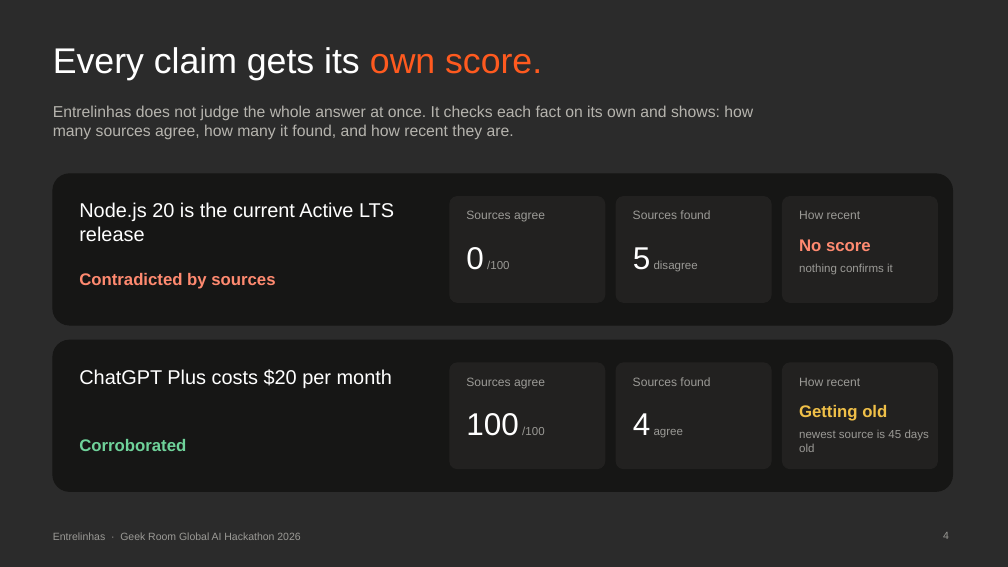
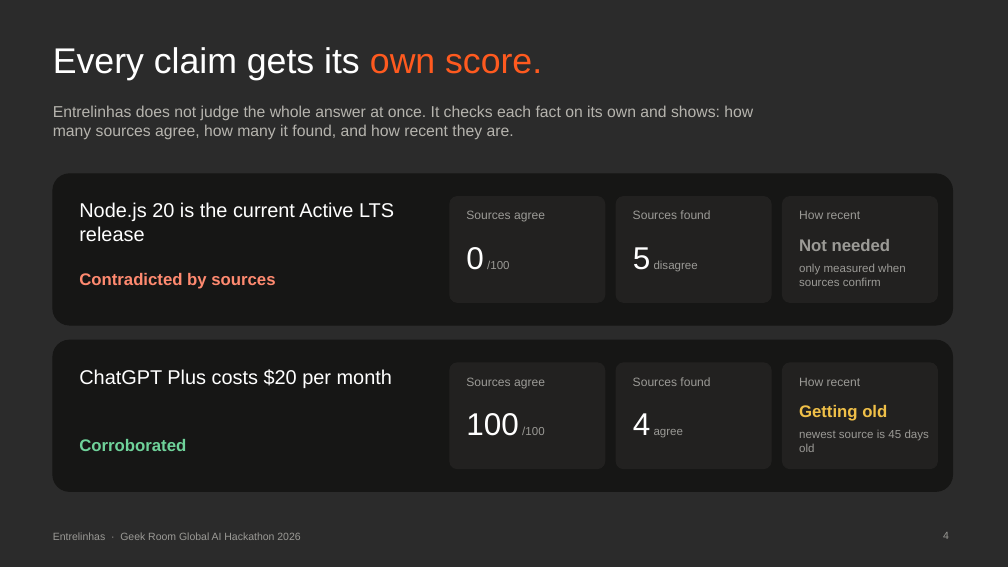
Before and after one commit to contatoalicecandido-lab/entrelinhas, a slide deck: slide 4 of submission/Entrelinhas_Pitch_Deck.pptx. Drawn at 1008x567 pixels with LibreOffice and Linux fonts; fonts in the diff are those of the drawing; background and template pictures are left out; a plain dark background stands for a picture behind light text. Boxes give left, top, right and bottom in pixels: in the first picture for what was removed or moved away, otherwise in the second. Text is boxed around its words. In the diff, an @@ line names an element or a change of style, - is before the commit and + after.

```diff
--- a/submission/Entrelinhas_Pitch_Deck.pptx
+++ b/submission/Entrelinhas_Pitch_Deck.pptx
@@ text at [799, 239, 891, 251]: text changed; text colour #FF8A70 to #9B9A96 @@
-No score
+Not needed
@@ text at [799, 264, 906, 286]: text changed @@
-nothing confirms it
+only measured when sources confirm
```
Also in this commit, not shown: 4 other slides changed.
